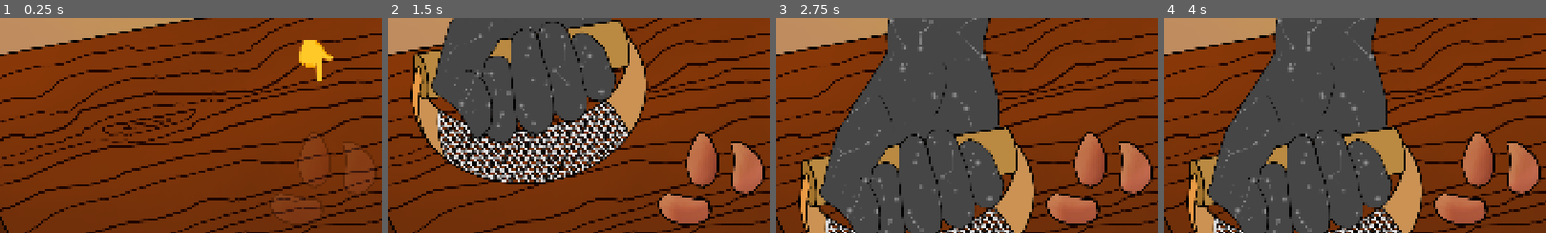
Above: before the commit, frames 1-4 (left to right).
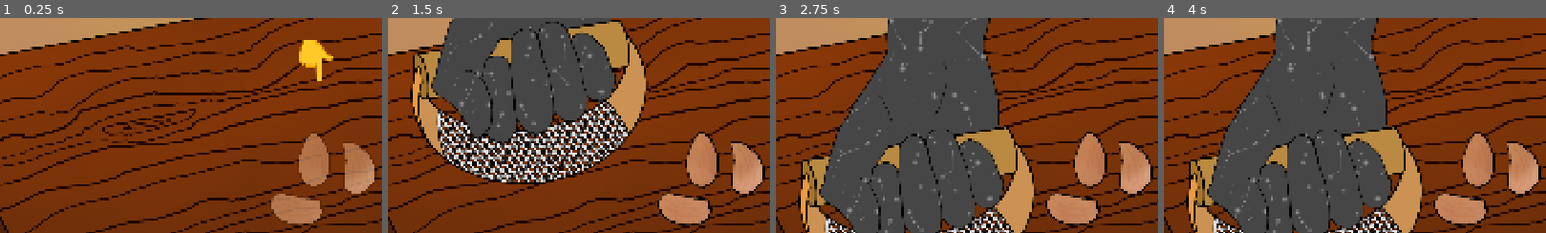
Above: after the commit, the same moments.

Repository: nstryder/Pumpkin-And-Mayhem
Game: Godot game, scene res://src/game_screens/minigames/garlic_game.tscn
The game is run twice, just before and just after one commit, with the same random seed, the same clock (stepped at 60 frames per second) and the same inputs. This scene is started directly instead of the project's main scene.
Inputs (mouse positions are % of the whole screen's width and height, from its top left):
- Up to frame 1 (0.25 s): no input
- Up to frame 2 (1.5 s): drag from (51, 61) to (60, 28) at 0.52 s; drag from (30, 55) to (51, 61) at 1.27 s
- Up to frame 3 (2.75 s): move the mouse to (60, 28) at 2.02 s; click (60, 28) at 2.17 s
- Up to frame 4 (4 s): drag from (45, 70) to (20, 35) at 2.77 s; tap Enter at 3.5 s; move the mouse to (80, 65) at 3.52 s; click (80, 65) at 3.67 s
The pictures show only the part of the screen within x 9-59%, y 24-74%; the shares and areas given below are measured in that part.

The runs differ from the first frame. In frame 1, 4.4% of the frame differs, in the area x 71-98%, y 53-97%; in frame 2, 2.8%; in frame 3, 2.8%; in frame 4, 2.8%.

Commit message:
Implement ending + misc bug fixes

Diff:
--- a/default_bus_layout.tres
+++ b/default_bus_layout.tres
@@ -5,7 +5,6 @@
 cutoff_hz = 927.0
 
 [resource]
-bus/0/mute = true
 bus/1/name = &"BGM"
 bus/1/solo = false
 bus/1/mute = false
--- a/src/game_components/timed_input.gd
+++ b/src/game_components/timed_input.gd
@@ -49,6 +49,7 @@
 
 	set_process(false)
 	set_process_unhandled_input(false)
+	process_mode = Node.PROCESS_MODE_DISABLED
 	var time_elapsed: float = total_time - timer.time_left
 	if pass_time_start <= time_elapsed and time_elapsed <= (pass_time_start + pass_time_duration):
 		on_pass()
@@ -68,7 +69,7 @@
 	prompt.offset_transform_position.y = -64
 	if tween:
 		tween.kill()
-	tween = create_tween()
+	tween = get_tree().create_tween()
 	(tween.tween_property(prompt, "offset_transform_position:y", 0, 0.2)
 		.set_trans(Tween.TRANS_ELASTIC)
 		.set_ease(Tween.EASE_OUT)
@@ -97,6 +98,7 @@
 	timer.start()
 	set_process_unhandled_input(true)
 	set_process(true)
+	process_mode = Node.PROCESS_MODE_INHERIT
 	incomplete.emit()
 
 
--- /dev/null
+++ b/src/game_screens/credits.tscn
@@ -0,0 +1,63 @@
+[gd_scene format=3 uid="uid://1dnht4lmf0om"]
+
+[sub_resource type="LabelSettings" id="LabelSettings_lwrwe"]
+font_size = 144
+font_color = Color(0, 0, 0, 1)
+outline_color = Color(0, 0, 0, 1)
+
+[sub_resource type="LabelSettings" id="LabelSettings_ktohr"]
+font_size = 48
+font_color = Color(0, 0, 0, 1)
+
+[sub_resource type="LabelSettings" id="LabelSettings_od81e"]
+font_size = 32
+font_color = Color(0, 0, 0, 1)
+
+[node name="Control" type="Control" unique_id=1178992096]
+layout_mode = 3
+anchors_preset = 15
+anchor_right = 1.0
+anchor_bottom = 1.0
+grow_horizontal = 2
+grow_vertical = 2
+
+[node name="ColorRect" type="ColorRect" parent="." unique_id=1457665763]
+layout_mode = 1
+anchors_preset = 15
+anchor_right = 1.0
+anchor_bottom = 1.0
+grow_horizontal = 2
+grow_vertical = 2
+
+[node name="CenterContainer" type="CenterContainer" parent="." unique_id=191840510]
+layout_mode = 1
+anchors_preset = 15
+anchor_right = 1.0
+anchor_bottom = 1.0
+grow_horizontal = 2
+grow_vertical = 2
+
+[node name="VBoxContainer" type="VBoxContainer" parent="CenterContainer" unique_id=757006142]
+layout_mode = 2
+
+[node name="Label" type="Label" parent="CenterContainer/VBoxContainer" unique_id=2036056791]
+layout_mode = 2
+text = "Pumpkin & Mayhem"
+label_settings = SubResource("LabelSettings_lwrwe")
+
+[node name="Label2" type="Label" parent="CenterContainer/VBoxContainer" unique_id=1593825554]
+layout_mode = 2
+text = "Made by nstryder & Wisp"
+label_settings = SubResource("LabelSettings_ktohr")
+horizontal_alignment = 1
+
+[node name="Control" type="Control" parent="CenterContainer/VBoxContainer" unique_id=582587205]
+custom_minimum_size = Vector2(0, 128)
+layout_mode = 2
+
+[node name="Label3" type="Label" parent="CenterContainer/VBoxContainer" unique_id=1939260997]
+layout_mode = 2
+size_flags_vertical = 0
+text = "If you wish to try again, please refresh the page."
+label_settings = SubResource("LabelSettings_od81e")
+horizontal_alignment = 1
--- /dev/null
+++ b/src/game_screens/ending.gd
@@ -0,0 +1,23 @@
+extends Node2D
+
+@onready var feedback: Label = %Feedback
+@onready var grade: Label = %Grade
+
+
+func _ready() -> void:
+	if GlobalState.mistakes_made == 0:
+		feedback.text = "The soup turned out great!\nEveryone had a great time."
+		grade.text = "Superb!"
+	elif GlobalState.mistakes_made <= 3:
+		feedback.text = "The soup was okay.\nPeople chatted away, not saying much about the soup."
+		grade.text = "O.K."
+	else:
+		feedback.text = "The soup was pretty bad.\nEveryone sat at the table in awkward silence."
+		grade.text = "Poor."
+
+	if GlobalState.garlic_status == GlobalState.Status.TWISTED:
+		feedback.text += "\nYour vampire Uncle Ben does not\nseem pleased to find his note in your soup."
+
+
+func _on_animation_player_animation_finished(_anim_name: StringName) -> void:
+	get_tree().change_scene_to_packed(load("uid://1dnht4lmf0om") as PackedScene)
--- /dev/null
+++ b/src/game_screens/ending.tscn
@@ -0,0 +1,213 @@
+[gd_scene format=3 uid="uid://dr01e4q2881b0"]
+
+[ext_resource type="Script" uid="uid://c5ne5bw8uspda" path="res://src/game_screens/ending.gd" id="1_twss7"]
+
+[sub_resource type="StyleBoxFlat" id="StyleBoxFlat_lwrwe"]
+bg_color = Color(1, 1, 1, 1)
+border_width_left = 8
+border_width_top = 8
+border_width_right = 8
+border_width_bottom = 8
+border_color = Color(1, 1, 1, 1)
+corner_radius_top_left = 8
+corner_radius_top_right = 8
+corner_radius_bottom_right = 8
+corner_radius_bottom_left = 8
+expand_margin_left = 8.0
+expand_margin_top = 8.0
+expand_margin_right = 8.0
+expand_margin_bottom = 8.0
+
+[sub_resource type="LabelSettings" id="LabelSettings_lwrwe"]
+font_size = 96
+font_color = Color(0, 0, 0, 1)
+
+[sub_resource type="LabelSettings" id="LabelSettings_ktohr"]
+font_size = 64
+
+[sub_resource type="LabelSettings" id="LabelSettings_x18bo"]
+font_size = 128
+font_color = Color(0.91, 0.33670002, 0.74756503, 1)
+outline_size = 24
+
+[sub_resource type="Animation" id="Animation_wtxv7"]
+length = 0.001
+tracks/0/type = "value"
+tracks/0/imported = false
+tracks/0/enabled = true
+tracks/0/path = NodePath("CanvasLayer/PanelContainer:visible")
+tracks/0/interp = 1
+tracks/0/loop_wrap = true
+tracks/0/keys = {
+"times": PackedFloat32Array(0),
+"transitions": PackedFloat32Array(1),
+"update": 1,
+"values": [true]
+}
+tracks/1/type = "value"
+tracks/1/imported = false
+tracks/1/enabled = true
+tracks/1/path = NodePath("CanvasLayer/CenterContainer/Feedback:visible")
+tracks/1/interp = 1
+tracks/1/loop_wrap = true
+tracks/1/keys = {
+"times": PackedFloat32Array(0),
+"transitions": PackedFloat32Array(1),
+"update": 1,
+"values": [true]
+}
+tracks/2/type = "value"
+tracks/2/imported = false
+tracks/2/enabled = true
+tracks/2/path = NodePath("CanvasLayer/Grade:visible")
+tracks/2/interp = 1
+tracks/2/loop_wrap = true
+tracks/2/keys = {
+"times": PackedFloat32Array(0),
+"transitions": PackedFloat32Array(1),
+"update": 1,
+"values": [true]
+}
+tracks/3/type = "value"
+tracks/3/imported = false
+tracks/3/enabled = true
+tracks/3/path = NodePath("CanvasLayer/Shroud:color")
+tracks/3/interp = 1
+tracks/3/loop_wrap = true
+tracks/3/keys = {
+"times": PackedFloat32Array(0),
+"transitions": PackedFloat32Array(1),
+"update": 0,
+"values": [Color(1, 1, 1, 0)]
+}
+
+[sub_resource type="Animation" id="Animation_twss7"]
+resource_name = "show"
+length = 7.0
+step = 0.1
+tracks/0/type = "value"
+tracks/0/imported = false
+tracks/0/enabled = true
+tracks/0/path = NodePath("CanvasLayer/PanelContainer:visible")
+tracks/0/interp = 1
+tracks/0/loop_wrap = true
+tracks/0/keys = {
+"times": PackedFloat32Array(0, 0.5),
+"transitions": PackedFloat32Array(1, 1),
+"update": 1,
+"values": [false, true]
+}
+tracks/1/type = "value"
+tracks/1/imported = false
+tracks/1/enabled = true
+tracks/1/path = NodePath("CanvasLayer/CenterContainer/Feedback:visible")
+tracks/1/interp = 1
+tracks/1/loop_wrap = true
+tracks/1/keys = {
+"times": PackedFloat32Array(0, 1.5),
+"transitions": PackedFloat32Array(1, 1),
+"update": 1,
+"values": [false, true]
+}
+tracks/2/type = "value"
+tracks/2/imported = false
+tracks/2/enabled = true
+tracks/2/path = NodePath("CanvasLayer/Grade:visible")
+tracks/2/interp = 1
+tracks/2/loop_wrap = true
+tracks/2/keys = {
+"times": PackedFloat32Array(0, 3),
+"transitions": PackedFloat32Array(1, 1),
+"update": 1,
+"values": [false, true]
+}
+tracks/3/type = "value"
+tracks/3/imported = false
+tracks/3/enabled = true
+tracks/3/path = NodePath("CanvasLayer/Shroud:color")
+tracks/3/interp = 1
+tracks/3/loop_wrap = true
+tracks/3/keys = {
+"times": PackedFloat32Array(4, 6),
+"transitions": PackedFloat32Array(1, 1),
+"update": 0,
+"values": [Color(1, 1, 1, 0), Color(1, 1, 1, 1)]
+}
+
+[sub_resource type="AnimationLibrary" id="AnimationLibrary_wtxv7"]
+_data = {
+&"RESET": SubResource("Animation_wtxv7"),
+&"show": SubResource("Animation_twss7")
+}
+
+[node name="Ending" type="Node2D" unique_id=274153520]
+script = ExtResource("1_twss7")
+
+[node name="CanvasLayer" type="CanvasLayer" parent="." unique_id=1215321094]
+
+[node name="PanelContainer" type="PanelContainer" parent="CanvasLayer" unique_id=2121689347]
+anchors_preset = 5
+anchor_left = 0.5
+anchor_right = 0.5
+offset_left = -425.0
+offset_top = 81.0
+offset_right = 425.0
+offset_bottom = 229.0
+grow_horizontal = 2
+theme_override_styles/panel = SubResource("StyleBoxFlat_lwrwe")
+
+[node name="Header" type="Label" parent="CanvasLayer/PanelContainer" unique_id=828610420]
+layout_mode = 2
+text = "Your family says..."
+label_settings = SubResource("LabelSettings_lwrwe")
+horizontal_alignment = 1
+
+[node name="CenterContainer" type="CenterContainer" parent="CanvasLayer" unique_id=1165284628]
+propagate_maximum_size = false
+anchors_preset = 15
+anchor_right = 1.0
+anchor_bottom = 1.0
+grow_horizontal = 2
+grow_vertical = 2
+size_flags_horizontal = 3
+size_flags_vertical = 3
+
+[node name="Feedback" type="Label" parent="CanvasLayer/CenterContainer" unique_id=809359101]
+unique_name_in_owner = true
+custom_maximum_size = Vector2(1440, -1)
+layout_mode = 2
+text = "The soup turned out great!
+"
+label_settings = SubResource("LabelSettings_ktohr")
+horizontal_alignment = 1
+
+[node name="Grade" type="Label" parent="CanvasLayer" unique_id=155480020]
+unique_name_in_owner = true
+anchors_preset = 3
+anchor_left = 1.0
+anchor_top = 1.0
+anchor_right = 1.0
+anchor_bottom = 1.0
+offset_left = -550.0
+offset_top = -231.0
+offset_right = -75.0
+offset_bottom = -56.0
+grow_horizontal = 0
+grow_vertical = 0
+text = "Superb!"
+label_settings = SubResource("LabelSettings_x18bo")
+horizontal_alignment = 2
+
+[node name="Shroud" type="ColorRect" parent="CanvasLayer" unique_id=1065618894]
+anchors_preset = 15
+anchor_right = 1.0
+anchor_bottom = 1.0
+grow_horizontal = 2
+grow_vertical = 2
+color = Color(1, 1, 1, 0)
+
+[node name="AnimationPlayer" type="AnimationPlayer" parent="." unique_id=810961913]
+libraries/ = SubResource("AnimationLibrary_wtxv7")
+autoplay = &"show"
+
+[connection signal="animation_finished" from="AnimationPlayer" to="." method="_on_animation_player_animation_finished"]
--- a/src/game_screens/minigames/cooking_pot_game.gd
+++ b/src/game_screens/minigames/cooking_pot_game.gd
@@ -23,7 +23,6 @@
 var scroll_speed: float = 200.0
 var visual_offset: int = 128
 var current_action_idx: int = 0
-var fails: int = 0
 var current_ingredient: ClickableArea
 
 
@@ -38,6 +37,7 @@
 @onready var seasoning_particles: GPUParticles2D = %SeasoningParticles
 @onready var twist_seasoning_particles: GPUParticles2D = %TwistSeasoningParticles
 @onready var animation: AnimationPlayer = %Animation
+@onready var transition: AnimationPlayer = %Transition
 
 @onready var ingredients: Node2D = %Ingredients
 @onready var milk: ClickableArea = %Milk
@@ -48,9 +48,8 @@
 
 
 func _ready() -> void:
-	for s: String in ["milk", "cream", "shaker", "butter", "onion", "garlic", "pumpkin"]:
-		GlobalState.set(s + "_status", GlobalState.Status.TWISTED)
-
+	# for s: String in ["milk", "cream", "shaker", "butter", "onion", "garlic", "pumpkin"]:
+	# 	GlobalState.set(s + "_status", GlobalState.Status.TWISTED)
 	action_line.position.x = visual_offset
 	_get_timeline_actions()
 	_place_timeline_actions()
@@ -212,7 +211,7 @@
 		current_prompt.queue_free()
 	timer.stop()
 	_change_action_color(Color.PALE_VIOLET_RED)
-	fails += 1
+	GlobalState.mistakes_made += 1
 	_show_text("Failed...")
 	current_action_idx += 1
 
@@ -245,3 +244,10 @@
 
 func _on_pumpkin_clicked() -> void:
 	_check_ingredient(pumpkin)
+
+
+func _on_timeline_player_animation_finished(_anim_name: StringName) -> void:
+	set_process(false)
+	transition.play("fade_out")
+	await transition.animation_finished
+	get_tree().change_scene_to_packed(load("uid://dr01e4q2881b0") as PackedScene)
--- a/src/game_screens/minigames/cooking_pot_game.tscn
+++ b/src/game_screens/minigames/cooking_pot_game.tscn
@@ -323,6 +323,18 @@
 &"prompt_ingredients": SubResource("Animation_5jqi1")
 }
 
+[sub_resource type="ShaderMaterial" id="ShaderMaterial_b6cld"]
+resource_local_to_scene = true
+shader = ExtResource("7_muvqr")
+shader_parameter/color = Color(1, 1, 1, 1)
+shader_parameter/width = 0.0
+shader_parameter/pattern = 1
+shader_parameter/inside = false
+shader_parameter/add_margins = true
+
+[sub_resource type="RectangleShape2D" id="RectangleShape2D_lwrwe"]
+size = Vector2(242, 600)
+
 [sub_resource type="ShaderMaterial" id="ShaderMaterial_ngwn7"]
 resource_local_to_scene = true
 shader = ExtResource("7_muvqr")
@@ -332,8 +344,8 @@
 shader_parameter/inside = false
 shader_parameter/add_margins = true
 
-[sub_resource type="RectangleShape2D" id="RectangleShape2D_lwrwe"]
-size = Vector2(242, 600)
+[sub_resource type="RectangleShape2D" id="RectangleShape2D_a1fu1"]
+size = Vector2(562, 379)
 
 [sub_resource type="ShaderMaterial" id="ShaderMaterial_oqju1"]
 resource_local_to_scene = true
@@ -344,8 +356,8 @@
 shader_parameter/inside = false
 shader_parameter/add_margins = true
 
-[sub_resource type="RectangleShape2D" id="RectangleShape2D_a1fu1"]
-size = Vector2(562, 379)
+[sub_resource type="RectangleShape2D" id="RectangleShape2D_b6cld"]
+size = Vector2(188, 176)
 
 [sub_resource type="ShaderMaterial" id="ShaderMaterial_724sb"]
 resource_local_to_scene = true
@@ -356,8 +368,8 @@
 shader_parameter/inside = false
 shader_parameter/add_margins = true
 
-[sub_resource type="RectangleShape2D" id="RectangleShape2D_b6cld"]
-size = Vector2(188, 176)
+[sub_resource type="RectangleShape2D" id="RectangleShape2D_26e66"]
+size = Vector2(242, 319)
 
 [sub_resource type="ShaderMaterial" id="ShaderMaterial_khwjq"]
 resource_local_to_scene = true
@@ -368,18 +380,6 @@
 shader_parameter/inside = false
 shader_parameter/add_margins = true
 
-[sub_resource type="RectangleShape2D" id="RectangleShape2D_26e66"]
-size = Vector2(242, 319)
-
-[sub_resource type="ShaderMaterial" id="ShaderMaterial_q10gw"]
-resource_local_to_scene = true
-shader = ExtResource("7_muvqr")
-shader_parameter/color = Color(1, 1, 1, 1)
-shader_parameter/width = 0.0
-shader_parameter/pattern = 1
-shader_parameter/inside = false
-shader_parameter/add_margins = true
-
 [sub_resource type="RectangleShape2D" id="RectangleShape2D_5jqi1"]
 size = Vector2(212, 220)
 
@@ -387,6 +387,58 @@
 font_size = 120
 shadow_color = Color(0, 0, 0, 0.38039216)
 shadow_offset = Vector2(4, 4)
+
+[sub_resource type="Animation" id="Animation_ngwn7"]
+length = 0.001
+tracks/0/type = "value"
+tracks/0/imported = false
+tracks/0/enabled = true
+tracks/0/path = NodePath("CanvasLayer/Shroud:color")
+tracks/0/interp = 1
+tracks/0/loop_wrap = true
+tracks/0/keys = {
+"times": PackedFloat32Array(0),
+"transitions": PackedFloat32Array(1),
+"update": 0,
+"values": [Color(0, 0, 0, 0)]
+}
+
+[sub_resource type="Animation" id="Animation_b6cld"]
+resource_name = "fade_in"
+tracks/0/type = "value"
+tracks/0/imported = false
+tracks/0/enabled = true
+tracks/0/path = NodePath("CanvasLayer/Shroud:color")
+tracks/0/interp = 1
+tracks/0/loop_wrap = true
+tracks/0/keys = {
+"times": PackedFloat32Array(0, 0.5),
+"transitions": PackedFloat32Array(1, 1),
+"update": 0,
+"values": [Color(0, 0, 0, 1), Color(0, 0, 0, 0)]
+}
+
+[sub_resource type="Animation" id="Animation_oqju1"]
+resource_name = "fade_out"
+tracks/0/type = "value"
+tracks/0/imported = false
+tracks/0/enabled = true
+tracks/0/path = NodePath("CanvasLayer/Shroud:color")
+tracks/0/interp = 1
+tracks/0/loop_wrap = true
+tracks/0/keys = {
+"times": PackedFloat32Array(0, 1),
+"transitions": PackedFloat32Array(1, 1),
+"update": 0,
+"values": [Color(0, 0, 0, 0), Color(0, 0, 0, 1)]
+}
+
+[sub_resource type="AnimationLibrary" id="AnimationLibrary_ngwn7"]
+_data = {
+&"RESET": SubResource("Animation_ngwn7"),
+&"fade_in": SubResource("Animation_b6cld"),
+&"fade_out": SubResource("Animation_oqju1")
+}
 
 [node name="CookingPotGame" type="Node2D" unique_id=503086958]
 script = ExtResource("1_e6jvx")
@@ -620,6 +672,21 @@
 text = "Nice!"
 label_settings = SubResource("LabelSettings_lwrwe")
 
+[node name="Shroud" type="ColorRect" parent="CanvasLayer" unique_id=1133472736]
+anchors_preset = 15
+anchor_right = 1.0
+anchor_bottom = 1.0
+grow_horizontal = 2
+grow_vertical = 2
+mouse_filter = 2
+color = Color(0, 0, 0, 0)
+
+[node name="Transition" type="AnimationPlayer" parent="." unique_id=1796346232]
+unique_name_in_owner = true
+libraries/ = SubResource("AnimationLibrary_ngwn7")
+autoplay = &"fade_in"
+
+[connection signal="animation_finished" from="TimelinePlayer" to="." method="_on_timeline_player_animation_finished"]
 [connection signal="clicked" from="Ingredients/Milk" to="." method="_on_milk_clicked"]
 [connection signal="clicked" from="Ingredients/Pumpkin" to="." method="_on_pumpkin_clicked"]
 [connection signal="clicked" from="Ingredients/Garlic" to="." method="_on_garlic_clicked"]
--- a/src/game_screens/minigames/garlic_game.tscn
+++ b/src/game_screens/minigames/garlic_game.tscn
@@ -4,6 +4,7 @@
 [ext_resource type="Texture2D" uid="uid://d082tlyd4xugk" path="res://assets/gfx/sprites/backgrounds/cuttingBoard.png" id="2_lpv0c"]
 [ext_resource type="Texture2D" uid="uid://bq8680d4gurff" path="res://assets/gfx/sprites/ingredients/garlicFull.png" id="3_bb13r"]
 [ext_resource type="Texture2D" uid="uid://cx061svnia22k" path="res://assets/gfx/sprites/tools/punch.png" id="3_lpv0c"]
+[ext_resource type="Texture2D" uid="uid://dt724dvkge57r" path="res://assets/gfx/sprites/ingredients/garlicPeels.png" id="4_lqrmt"]
 
 [sub_resource type="RectangleShape2D" id="RectangleShape2D_lwrwe"]
 size = Vector2(350, 256)
@@ -111,6 +112,11 @@
 unique_name_in_owner = true
 texture = ExtResource("3_bb13r")
 
+[node name="Garlic2" type="Sprite2D" parent="GarlicHolder" unique_id=1399067088]
+unique_name_in_owner = true
+position = Vector2(15, 4)
+texture = ExtResource("4_lqrmt")
+
 [node name="GarlicPlaceArea" type="Area2D" parent="GarlicHolder" unique_id=1150140114]
 unique_name_in_owner = true
 collision_layer = 2
--- a/src/game_screens/minigames/onion_game.gd
+++ b/src/game_screens/minigames/onion_game.gd
@@ -72,7 +72,7 @@
 	pass
 	# On the first slice, we need the last fragment
 	# safe to use slice points count?
-	var i: int = slice_points.size()
+	var i: int = slice_points.size() + 1
 	var fragment: Sprite2D = onion_slices[i]
 	var new_position := Vector2()
 	new_position.x = fragment.position.x + 64 + (i * 4)
--- a/src/game_screens/minigames/pumpkin_game.gd
+++ b/src/game_screens/minigames/pumpkin_game.gd
@@ -49,11 +49,13 @@
 func start_oven() -> void:
 	add_child(oven_timed_input)
 	oven_timed_input.passed.connect(_on_oven_input_passed)
+	oven_timed_input.failed.connect(_on_oven_input_failed)
 
 
 func start_food_processor() -> void:
 	add_child(food_process_timed_input)
 	food_process_timed_input.passed.connect(_on_food_processor_input_passed)
+	food_process_timed_input.failed.connect(_on_food_processor_input_failed)
 
 
 func _on_slice_sliced() -> void:
@@ -88,6 +90,11 @@
 	start_food_processor()
 
 
+func _on_oven_input_failed() -> void:
+	GlobalState.mistakes_made += 1
+	_on_oven_input_passed()
+
+
 func _on_food_processor_input_passed() -> void:
 	await food_process_timed_input.tween.finished
 	food_process_timed_input.queue_free()
@@ -99,3 +106,8 @@
 	GlobalState.current_item = GlobalState.Items.NONE
 	GlobalState.is_pumpkin_done = true
 	EventBus.scene_change_requested.emit("uid://cu0hrfgp6mbuy")
+
+
+func _on_food_processor_input_failed() -> void:
+	GlobalState.mistakes_made += 1
+	_on_food_processor_input_passed()
--- a/src/game_screens/minigames/twist_quiz.gd
+++ b/src/game_screens/minigames/twist_quiz.gd
@@ -31,6 +31,8 @@
 
 
 func return_to_kitchen() -> void:
+	choice_1.process_mode = Node.PROCESS_MODE_DISABLED
+	choice_2.process_mode = Node.PROCESS_MODE_DISABLED
 	transition.play("fade_out")
 	await transition.animation_finished
 	EventBus.scene_change_requested.emit("uid://cu0hrfgp6mbuy")
--- a/src/globals/global_state.gd
+++ b/src/globals/global_state.gd
@@ -14,7 +14,15 @@
 	TWISTED
 }
 
+
 var current_item := Items.NONE
+
+signal mistakes_made_changed(new_value: int)
+var mistakes_made: int = 0:
+	set(value):
+		mistakes_made = value
+		mistakes_made_changed.emit(value)
+
 
 signal recipe_read
 var is_recipe_read: bool = false:
@@ -79,6 +87,7 @@
 
 func twist_select_wrong(variable_name: String) -> void:
 	print("That's wrong.")
+	mistakes_made += 1
 	set(variable_name + "_status", Status.TWISTED)
 
 
--- a/src/main.gd
+++ b/src/main.gd
@@ -14,6 +14,8 @@
 @onready var prompt_animation: AnimationPlayer = %PromptAnimation
 @onready var recipe_animation: AnimationPlayer = %RecipeAnimation
 @onready var recipe: TextureRect = %Recipe
+@onready var mistake_counter: Label = %MistakeCounter
+@onready var mistake_animation: AnimationPlayer = %MistakeAnimation
 
 
 func _ready() -> void:
@@ -30,6 +32,18 @@
 	EventBus.prompt_requested.connect(_on_prompt_requested)
 	if not GlobalState.is_recipe_read:
 		recipe.hide()
+
+	mistake_counter.hide()
+	GlobalState.mistakes_made_changed.connect(_on_mistakes_made)
+
+
+func _on_mistakes_made(new_value: int) -> void:
+	if new_value == 0:
+		mistake_counter.hide()
+	else:
+		mistake_counter.show()
+		mistake_counter.text = str("Mistakes: ", new_value)
+		mistake_animation.play("shake")
 
 
 func _on_scene_change_requested(new_scene_path: String) -> void:
--- a/src/main.tscn
+++ b/src/main.tscn
@@ -150,6 +150,47 @@
 &"hide_recipe": SubResource("Animation_kmhfv"),
 &"hover": SubResource("Animation_rlaii"),
 &"show_recipe": SubResource("Animation_fyndt")
+}
+
+[sub_resource type="LabelSettings" id="LabelSettings_lwrwe"]
+font_size = 24
+shadow_color = Color(0, 0, 0, 0.8235294)
+
+[sub_resource type="Animation" id="Animation_5mrjc"]
+length = 0.001
+tracks/0/type = "value"
+tracks/0/imported = false
+tracks/0/enabled = true
+tracks/0/path = NodePath(".:offset_transform_rotation")
+tracks/0/interp = 1
+tracks/0/loop_wrap = true
+tracks/0/keys = {
+"times": PackedFloat32Array(0),
+"transitions": PackedFloat32Array(1),
+"update": 0,
+"values": [0.0]
+}
+
+[sub_resource type="Animation" id="Animation_kf8lf"]
+resource_name = "shake"
+step = 0.05
+tracks/0/type = "value"
+tracks/0/imported = false
+tracks/0/enabled = true
+tracks/0/path = NodePath(".:offset_transform_rotation")
+tracks/0/interp = 2
+tracks/0/loop_wrap = true
+tracks/0/keys = {
+"times": PackedFloat32Array(0, 0.05, 0.10000001, 0.15),
+"transitions": PackedFloat32Array(0.43527517, 1, 1, 1),
+"update": 0,
+"values": [0.0, -0.2617993877991494, 0.2617994, 0.0]
+}
+
+[sub_resource type="AnimationLibrary" id="AnimationLibrary_mgm53"]
+_data = {
+&"RESET": SubResource("Animation_5mrjc"),
+&"shake": SubResource("Animation_kf8lf")
 }
 
 [node name="Main" type="Node2D" unique_id=959749560]
@@ -201,6 +242,20 @@
 unique_name_in_owner = true
 libraries/ = SubResource("AnimationLibrary_kmhfv")
 
+[node name="MistakeCounter" type="Label" parent="UI" unique_id=132563643]
+unique_name_in_owner = true
+offset_left = 22.0
+offset_top = 16.0
+offset_right = 223.0
+offset_bottom = 50.0
+offset_transform_enabled = true
+text = "Mistakes Made: 0"
+label_settings = SubResource("LabelSettings_lwrwe")
+
+[node name="MistakeAnimation" type="AnimationPlayer" parent="UI/MistakeCounter" unique_id=335896435]
+unique_name_in_owner = true
+libraries/ = SubResource("AnimationLibrary_mgm53")
+
 [connection signal="gui_input" from="UI/Recipe" to="." method="_on_recipe_gui_input"]
 [connection signal="mouse_entered" from="UI/Recipe" to="." method="_on_recipe_mouse_entered"]
 [connection signal="mouse_exited" from="UI/Recipe" to="." method="_on_recipe_mouse_exited"]
Not shown, added: src/game_screens/ending.gd.uid
Not shown: 5 places in src/game_screens/minigames/cooking_pot_game.tscn that only renumber resources
